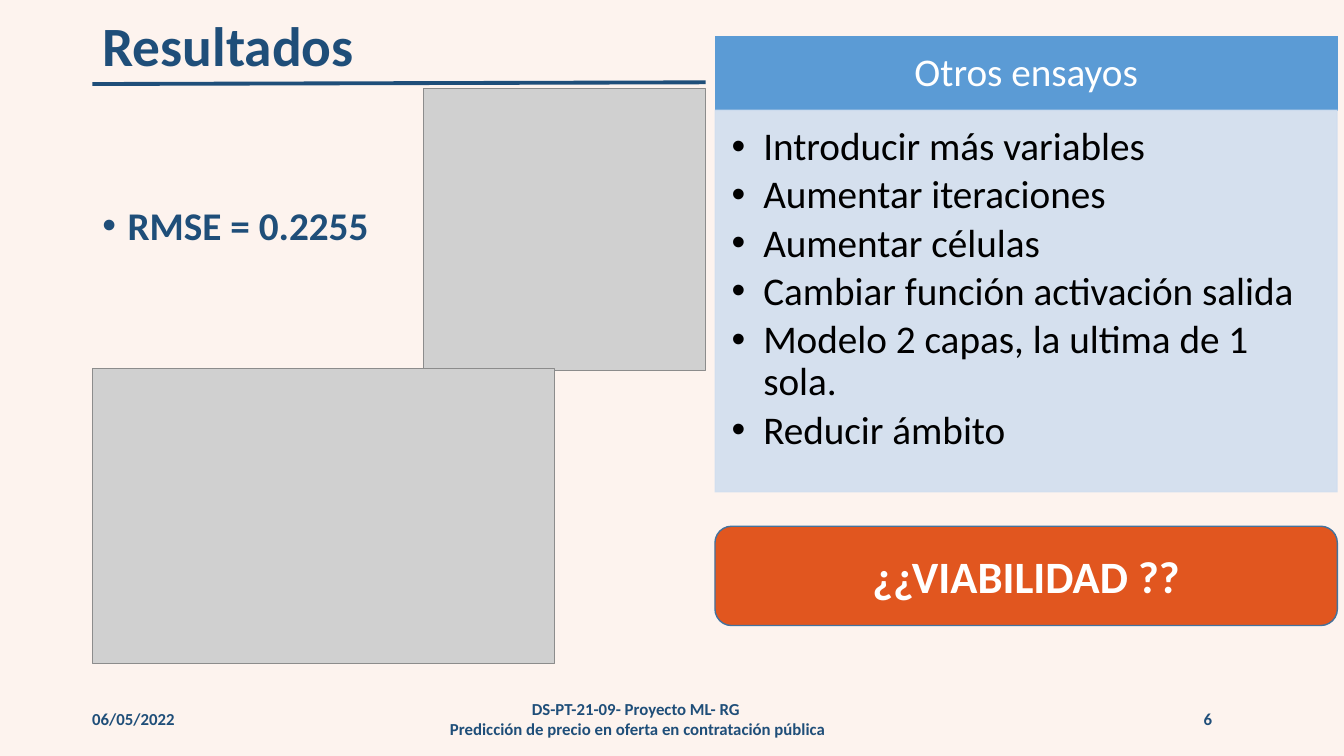
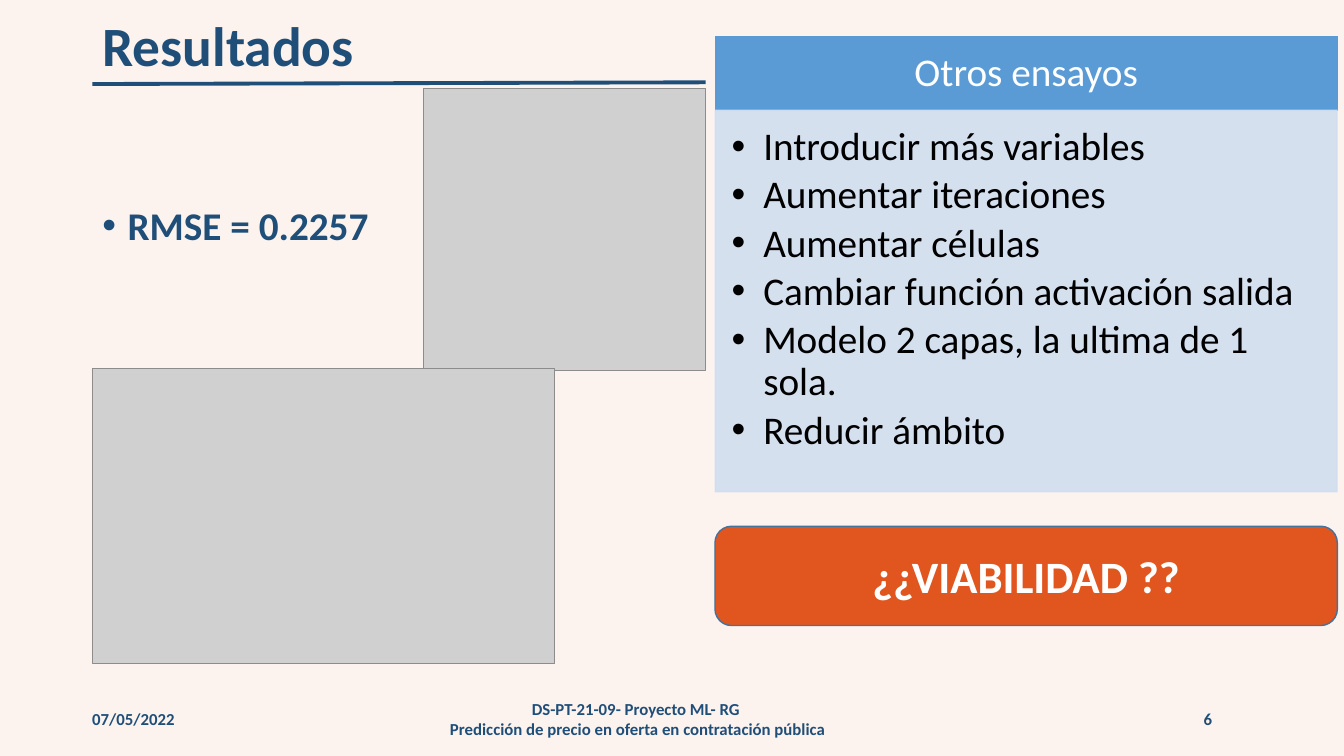
Before and after one commit to RAGMdE/Proyectos_TB, a slide deck: slide 6 of ml_proyect/PROYECTO ML.pptx. Drawn at 1344x756 pixels with LibreOffice and Linux fonts; fonts in the diff are those of the drawing; grey boxes stand for pictures; background and template pictures are left out. Boxes give left, top, right and bottom in pixels: in the first picture for what was removed or moved away, otherwise in the second. Text is boxed around its words. In the diff, an @@ line names an element or a change of style, - is before the commit and + after.

```diff
--- a/ml_proyect/PROYECTO ML.pptx
+++ b/ml_proyect/PROYECTO ML.pptx
@@ text at [128, 214, 369, 241]: text changed @@
-• RMSE = 0.2255
+• RMSE = 0.2257
@@ text at [92, 713, 174, 726]: text changed @@
-06/05/2022
+07/05/2022
```
Also in this commit, not shown: 5 other slides changed, 4 other files.
